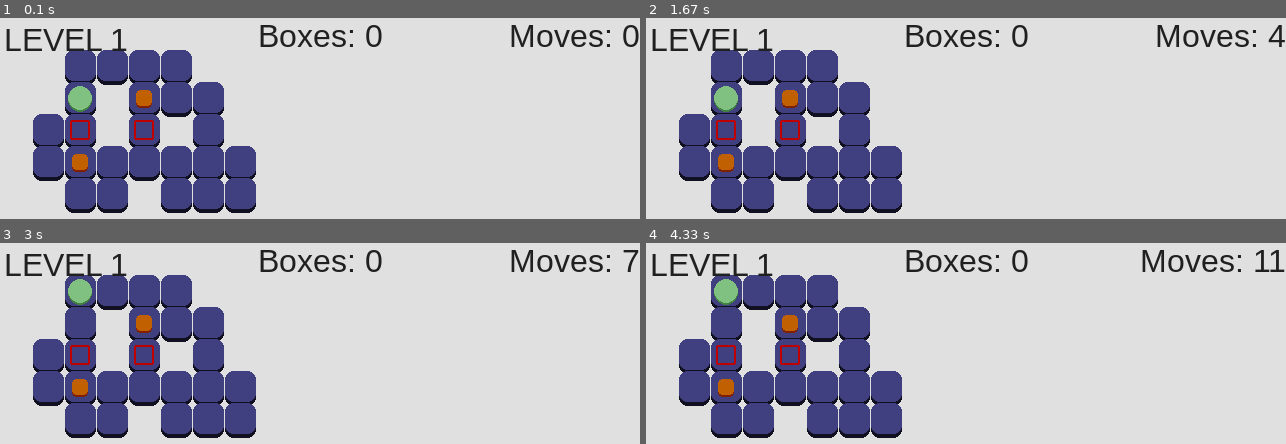
Above: before the commit, frames 1-4 (two rows, left to right).
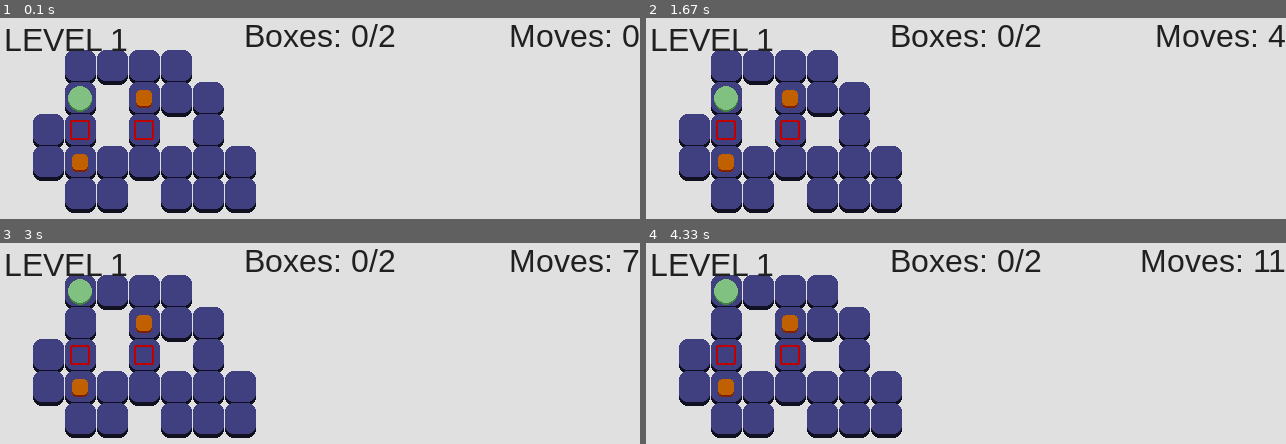
Above: after the commit, the same moments.

Repository: JasonNumberThirteen/pygameSokoban
Game: pygame game, started from sokoban.py
The game is run twice, just before and just after one commit, with the same random seed, the same clock (stepped at 60 frames per second) and the same inputs.
Inputs:
- Up to frame 1 (0.1 s): no input
- Up to frame 2 (1.67 s): hold W 0.33-0.8 s; hold S 0.83-1.13 s; hold W 1.17-1.53 s; hold S from 1.57 s (still down)
- Up to frame 3 (3 s): release S at 1.93 s; hold W 1.97-2.27 s; hold S 2.3-2.6 s; hold W from 2.63 s (still down)
- Up to frame 4 (4.33 s): release W at 3 s; hold S 3.03-3.4 s; hold W 3.43-3.73 s; hold S 3.77-4.07 s; hold W from 4.1 s (still down)

The runs differ from the first frame. In frame 1, 1.4% of the frame differs, in the area x 38-62%, y 2-15%; in frame 2, 1.4%; in frame 3, 1.4%; in frame 4, 1.4%.

Commit message:
Fix the boxes counter

Diff:
--- a/boxes_counter.py
+++ b/boxes_counter.py
@@ -3,10 +3,10 @@
 from constants import (GAME_WIDTH, BOXES_TEXT)
 
 class BoxesCounter(text.Text):
-	def __init__(self, boxes):
-		super().__init__(BOXES_TEXT + ": " + str(boxes), 4, 4)
+	def __init__(self, level):
+		super().__init__(BOXES_TEXT + ": " + str(level.inserted_boxes()) + "/" + str(len(level.boxes)), 4, 4)
 
-	def update(self, value):
-		self.set_text(BOXES_TEXT + ": " + str(value))
+	def update(self, level):
+		self.set_text(BOXES_TEXT + ": " + str(level.inserted_boxes()) + "/" + str(len(level.boxes)))
 
 		self.rect = self.render.get_rect(centerx=GAME_WIDTH // 2)
--- a/game_ui.py
+++ b/game_ui.py
@@ -7,7 +7,7 @@
 		self.gm = gm
 		self.level_counter = level_counter.LevelCounter(gm.level.number)
 		self.moves_counter = moves_counter.MovesCounter(gm.level.player.moves)
-		self.boxes_counter = boxes_counter.BoxesCounter(gm.level.inserted_boxes())
+		self.boxes_counter = boxes_counter.BoxesCounter(gm.level)
 
 	def draw(self, surface):
 		self.level_counter.draw(surface)
@@ -16,4 +16,4 @@
 
 	def update(self):
 		self.moves_counter.update(self.gm.level.player.moves)
-		self.boxes_counter.update(self.gm.level.inserted_boxes())
+		self.boxes_counter.update(self.gm.level)
